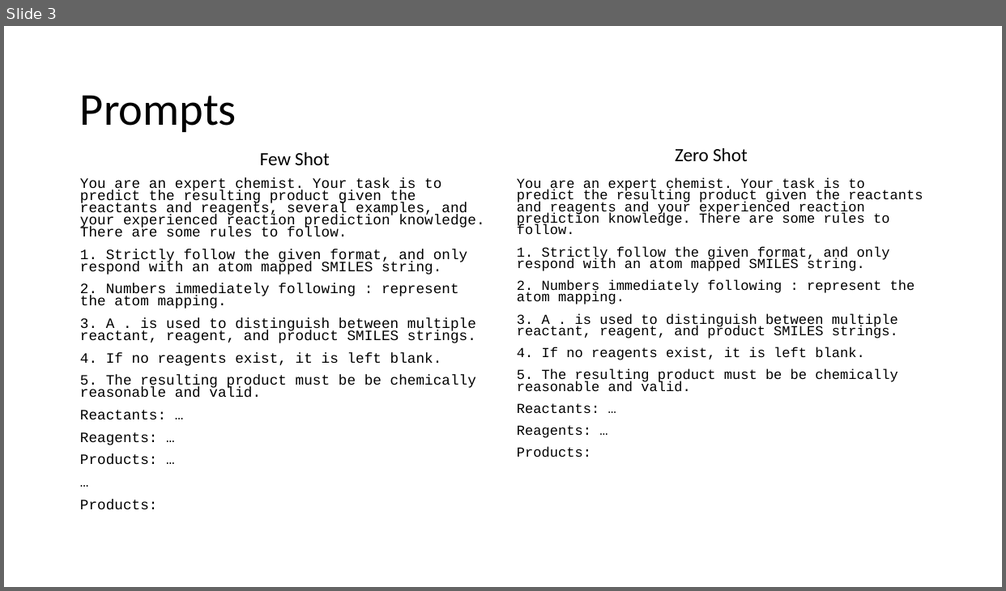
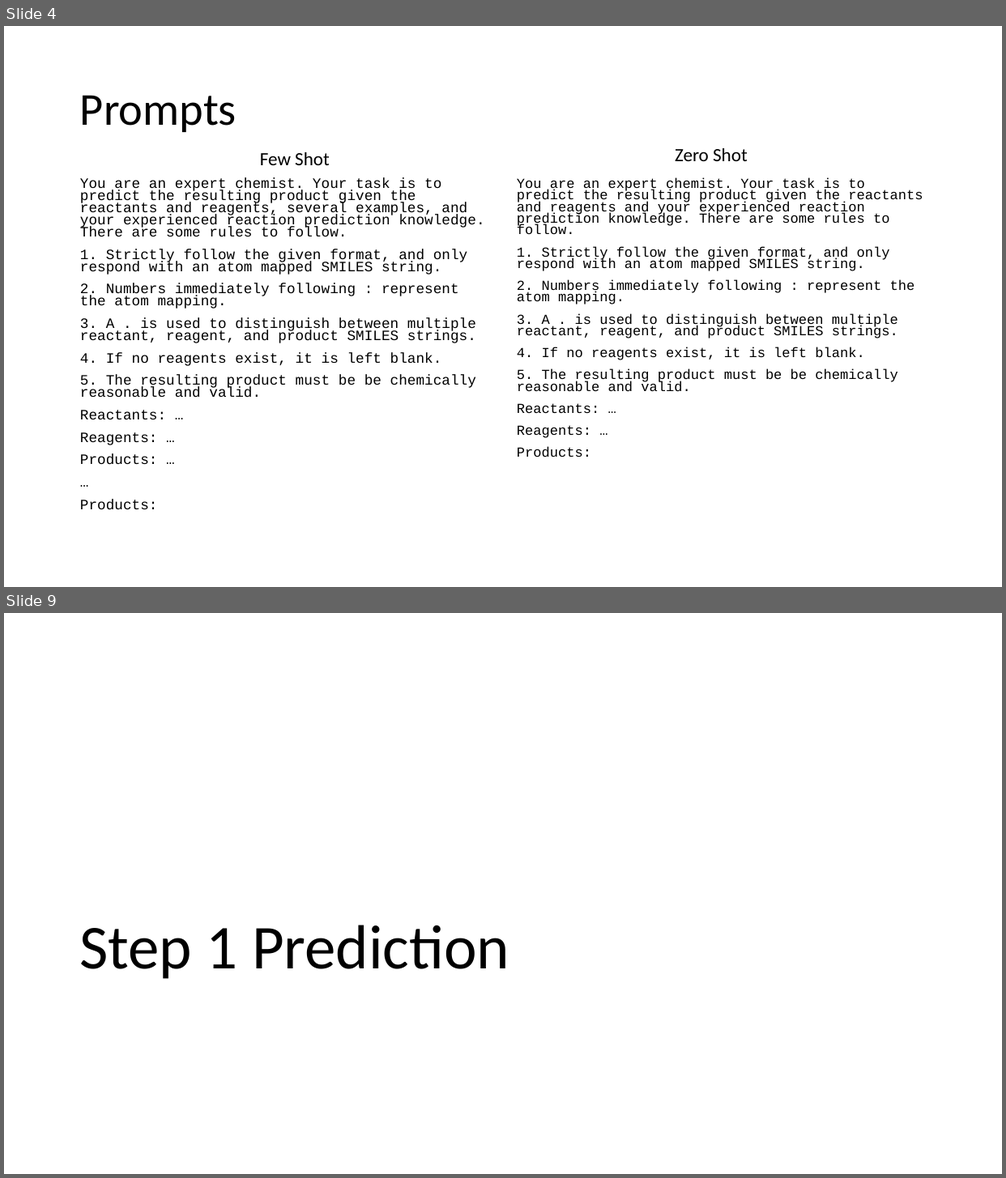
Before and after one commit to JohnDLee/ChemistryPE, a slide deck: pptx/6-13-2023.pptx. Shown one above the other, each under a label of ours: slide 3 before the commit, slides 4 and 9 after it; the slides between them are not shown. The pictures are 1006x591 and 1006x1178 pixels, drawn with LibreOffice and Linux fonts; fonts in the diff are those of the drawing. Boxes give left, top, right and bottom in pixels: in the first picture for what was removed or moved away, otherwise in the second. Text is boxed around its words. In the diff, an @@ line names an element or a change of style, - is before the commit and + after.

Commit message:
step1 prediction

```diff
--- a/pptx/6-13-2023.pptx
+++ b/pptx/6-13-2023.pptx
@@ slide 9 added at bbox=[4, 613, 1002, 1174], background #FFFFFF @@
@@ title added at bbox=[79, 925, 509, 979], 60 pt, text #000000 @@
+Step 1 Prediction
@@ what was slide 3 is now slide 4 @@
```
Also in this commit, not shown: 6 other slides added, 3 slides removed, 12 other files.
